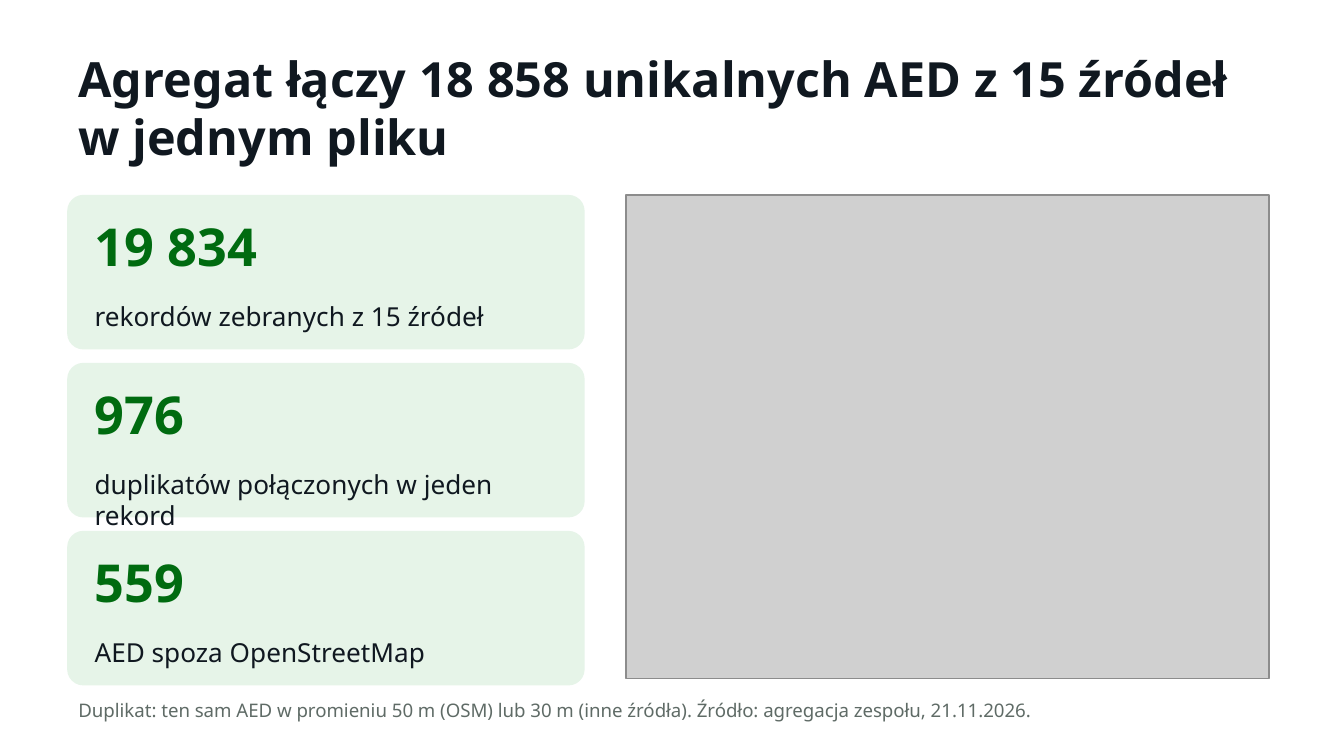
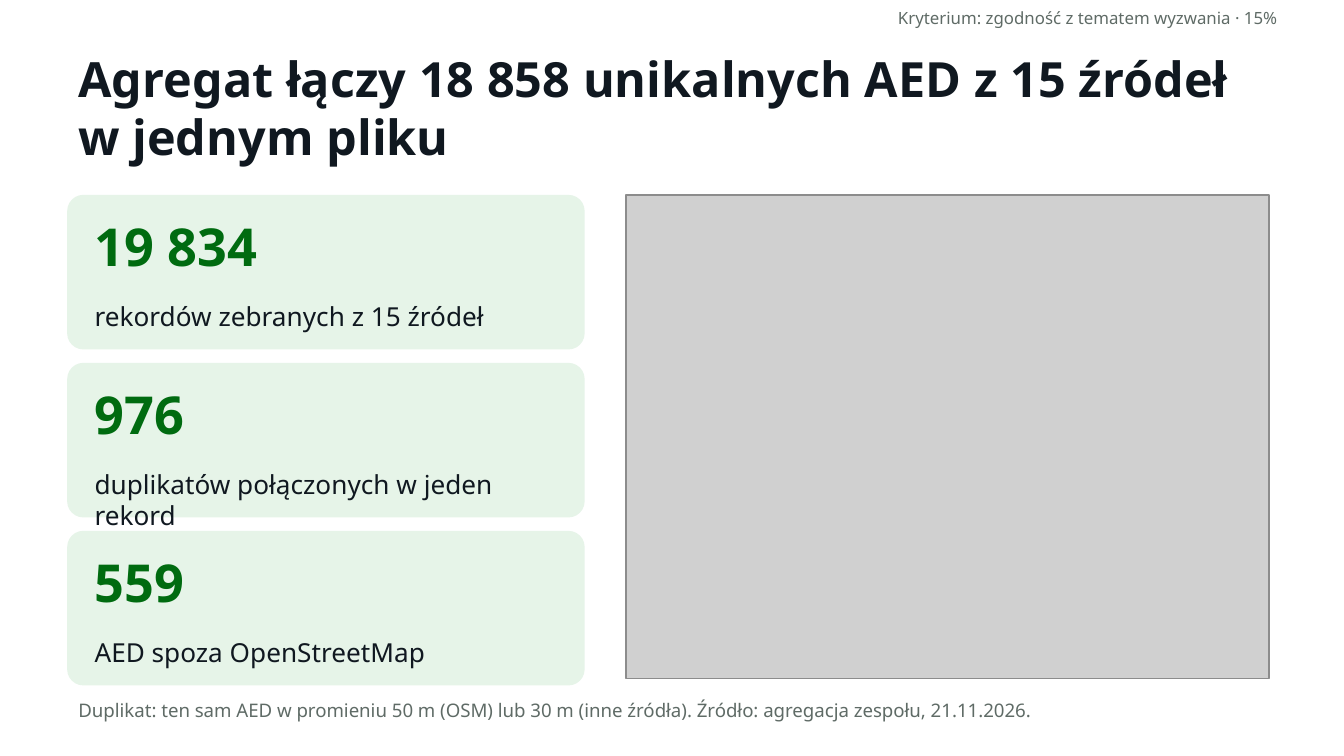
Before and after one commit to LastMinuteGameStudio/hacknation, a slide deck: slide 9 of prezentacja/AEDane – Misja AED (HackNation 2026).pptx (slide 11 before the commit). Drawn at 1344x756 pixels with LibreOffice and Linux fonts; fonts in the diff are those of the drawing; grey boxes stand for pictures. Boxes give left, top, right and bottom in pixels: in the first picture for what was removed or moved away, otherwise in the second. Text is boxed around its words. In the diff, an @@ line names an element or a change of style, - is before the commit and + after.

```diff
--- a/prezentacja/AEDane – Misja AED (HackNation 2026).pptx
+++ b/prezentacja/AEDane – Misja AED (HackNation 2026).pptx
@@ text added at box(898, 11, 1277, 28), 9 pt, text #5F6B66 @@
+Kryterium: zgodność z tematem wyzwania · 15%
```
Also in this commit, not shown: 11 other slides changed, 5 slides removed.
